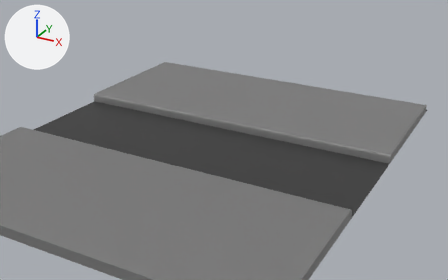
The FBX model Assets/_Main/Art/Models/background.fbx, before and after one commit.
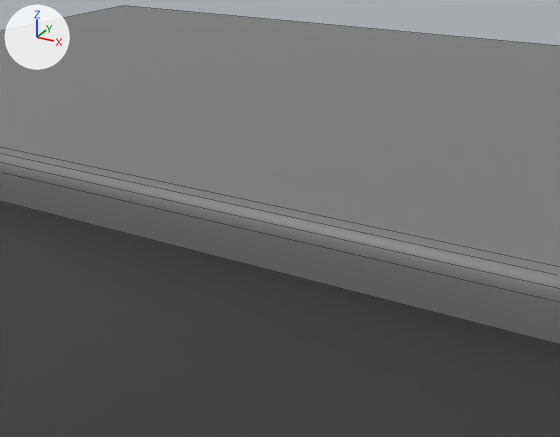
Each version is shown whole from a 50 mm lens placed at (20.14, -33.44, 17.46), pointed at (-1.75, 6.35, -2.43), then close up from a 50 mm lens placed at (1.82, -3.02, 3.76), pointed at (-1.62, 3.24, 0.63). Arrows for +X, +Y and +Z are at upper left; the lights stay in place. The close-ups show mesh edges as thin lines. Where no turn or scale is listed for an object, it has been applied to the vertices.

Script lines for the objects in view, before the commit:
```python
me_plane_006 = bpy.data.meshes.new('Plane.006')
me_plane_006.from_pydata([(-12.1, -14.4, 0.0), (12.1, -14.4, 0.0), (-12.1, 14.4, 0.0), (12.1, 14.4, 0.0)], [], [(0, 1, 3, 2)])
me_plane_006.materials.append(mat_m_background01)  # black #363636
me_plane_007 = bpy.data.meshes.new('Plane.007')
me_plane_007.from_pydata(...)  # 14 vertices, 8 faces; spans x -12.1..12.1, y -3.0..7.4, z -0.4..0.2
me_plane_007.materials.append(mat_m_background02)  # grey #7b7b7b
ob_sm_background = bpy.data.objects.new('Sm_background', me_plane_006)
ob_sm_background.location = (0.0, 0.0, 0.0)
ob_sm_background_003 = bpy.data.objects.new('Sm_background.003', me_plane_007)
ob_sm_background_003.location = (0.0, 6.291, 0.399)
```
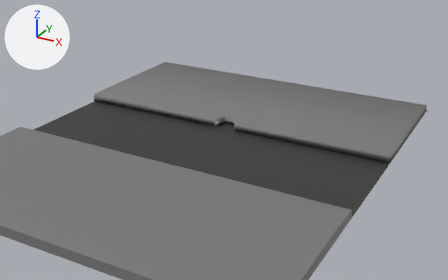
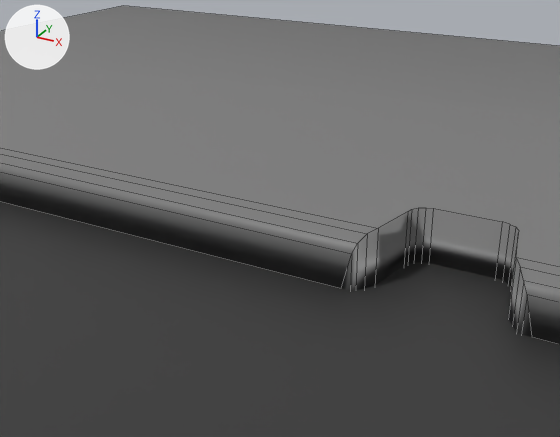
What changed in the scene script:
```text
Change me_plane_007:
    used by ob_sm_background_003; location = (0.0, 6.291, 0.399)
    remove me_plane_007.from_pydata(...)  # 14 vertices, 8 faces; spans x -12.1..12.1, y -3.0..7.4, z -0.4..0.2
    add me_plane_007.from_pydata(...)  # 54 vertices, 31 faces; spans x -12.1..12.1, y -3.0..7.4, z -1.3..0.2
    me_plane_007 part 1
    5 faces are deleted
    20 vertices are added at x -0.9..0.9, y -3.0..-2.1, z -1.3..-0.6
    14 new vertices lie (0.0, 0.0, 0.8) away from vertices in x -0.8..0.8, y -3.0..-2.1, z -0.7..-0.6
    6 new vertices lie (0.0, 0.0, 0.9) away from vertices in x -0.9..0.9, y -3.0..-2.9, z -1.3..-0.7
    28 new faces join them
    me_plane_007 part 2: the surface is now shaded smooth
```

Where the change shows, as pixel boxes (x1, y1, x2, y2) in the close-ups (560 x 437 px):
part 1 of me_plane_007, built on
    both: (0, 6, 560, 344)
